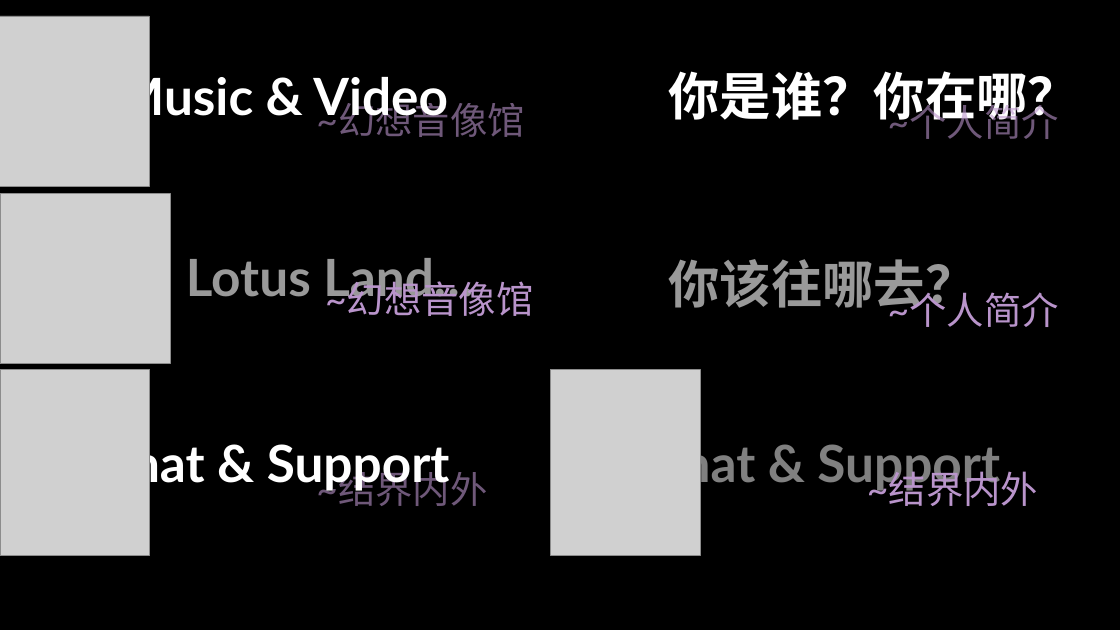
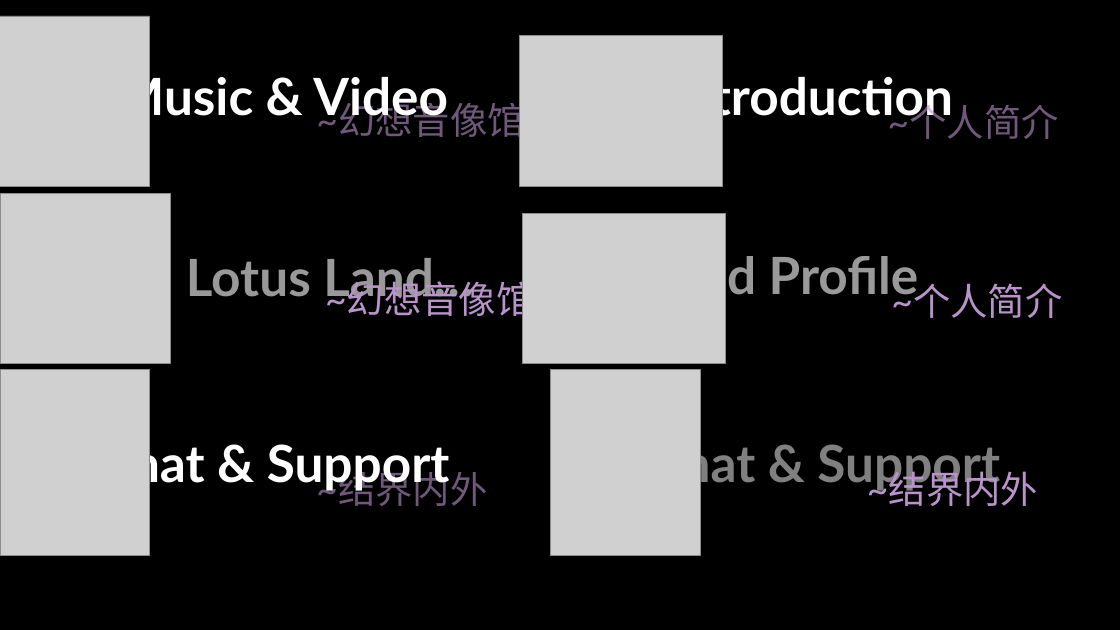
Before and after one commit to runningxiaobai/runningxiaobai.github.io, a slide deck: slide 3 of design.pptx. Drawn at 1120x630 pixels with LibreOffice and Linux fonts; fonts in the diff are those of the drawing; grey boxes stand for pictures. Boxes give left, top, right and bottom in pixels: in the first picture for what was removed or moved away, otherwise in the second. Text is boxed around its words. In the diff, an @@ line names an element or a change of style, - is before the commit and + after.

```diff
--- a/design.pptx
+++ b/design.pptx
@@ picture added at [519,35,723,186] @@
@@ text at [668,71,953,125]: text changed @@
-你是谁？你在哪？
+Introduction
@@ picture added at [523,213,726,364] @@
@@ text at [672,250,919,304]: text changed @@
-你该往哪去？
+and Profile
@@ text "~个人简介": place and size @@
-text "~个人简介" at [888,292,1059,327]
+text "~个人简介" at [891,283,1062,318]
```
Also in this commit, not shown: 5 other files.
